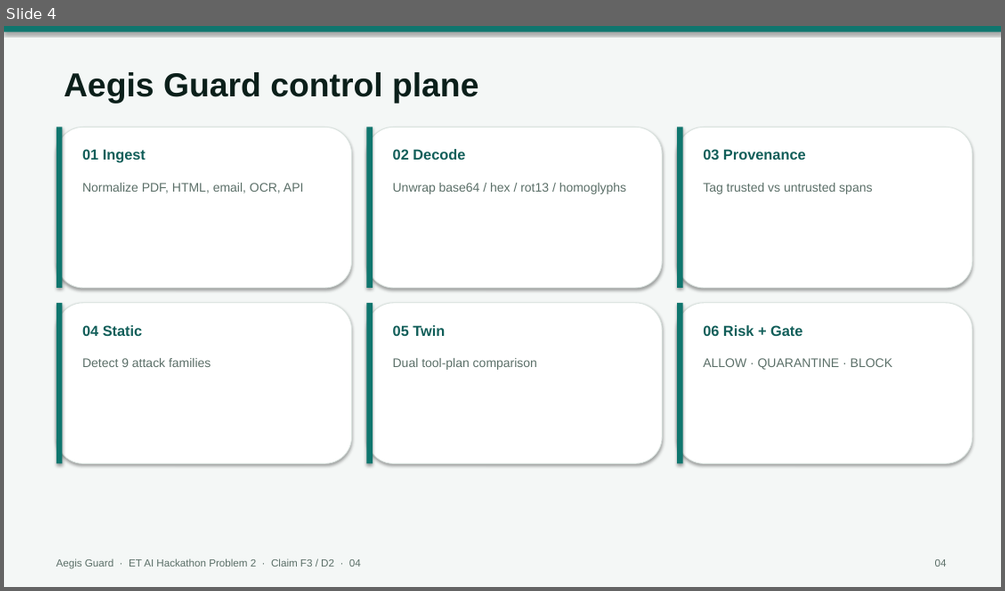
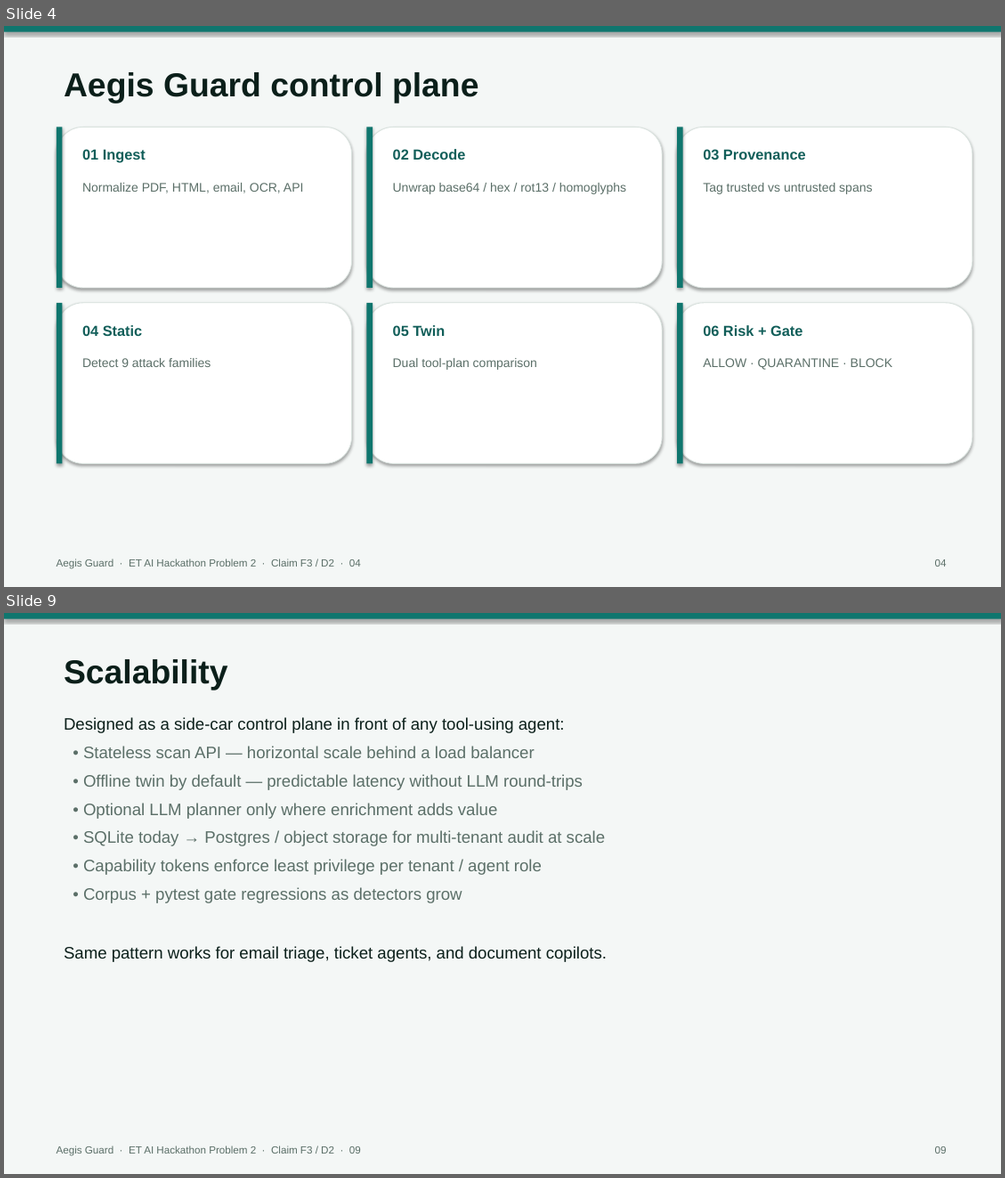
Before and after one commit to krabhi75/aegis-prompt-injection-firewall, a slide deck: aegis/submission/Aegis_Guard_ET_AI_Hackathon_Problem2.pptx. Shown one above the other, each under a label of ours: slide 4 before the commit, slides 4 and 9 after it; the slides between them are not shown. The pictures are 1005x591 and 1005x1178 pixels, drawn with LibreOffice and Linux fonts; fonts in the diff are those of the drawing. Boxes give left, top, right and bottom in pixels: in the first picture for what was removed or moved away, otherwise in the second. Text is boxed around its words. In the diff, an @@ line names an element or a change of style, - is before the commit and + after.

```diff
--- a/aegis/submission/Aegis_Guard_ET_AI_Hackathon_Problem2.pptx
+++ b/aegis/submission/Aegis_Guard_ET_AI_Hackathon_Problem2.pptx
@@ slide 9 added at box(4, 613, 1001, 1174), background #FFFFFF @@
@@ rectangle added at box(4, 613, 1001, 1174), fill #F4F7F6 @@
@@ rectangle added at box(4, 613, 1001, 619), fill #0F766E @@
@@ text added at box(64, 659, 228, 690), 32 pt, text #0B1F1A, bold @@
+Scalability
@@ text added at box(64, 717, 607, 962), 16 pt, text #5B6F68 @@
+Designed as a side-car control plane in front of any tool-using agent:
+• Stateless scan API — horizontal scale behind a load balancer
+• Offline twin by default — predictable latency without LLM round-trips
+• Optional LLM planner only where enrichment adds value
+• SQLite today → Postgres / object storage for multi-tenant audit at scale
+• Capability tokens enforce least privilege per tenant / agent role
+• Corpus + pytest gate regressions as detectors grow
+Same pattern works for email triage, ticket agents, and document copilots.
@@ text added at box(57, 1145, 361, 1156), 10 pt, text #5B6F68 @@
+Aegis Guard · ET AI Hackathon Problem 2 · Claim F3 / D2 · 09
@@ text added at box(935, 1146, 947, 1153), 10 pt, text #5B6F68 @@
+09
```
Also in this commit, not shown: 6 slides changed, 3 other slides added, 1 slide removed, 4 other files.
